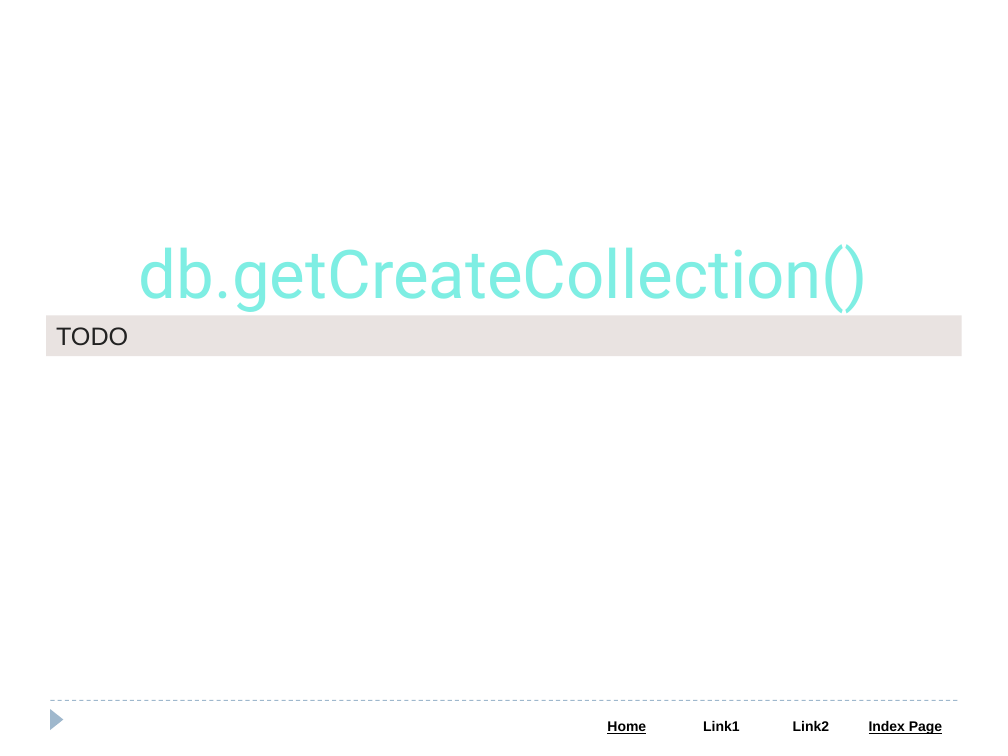
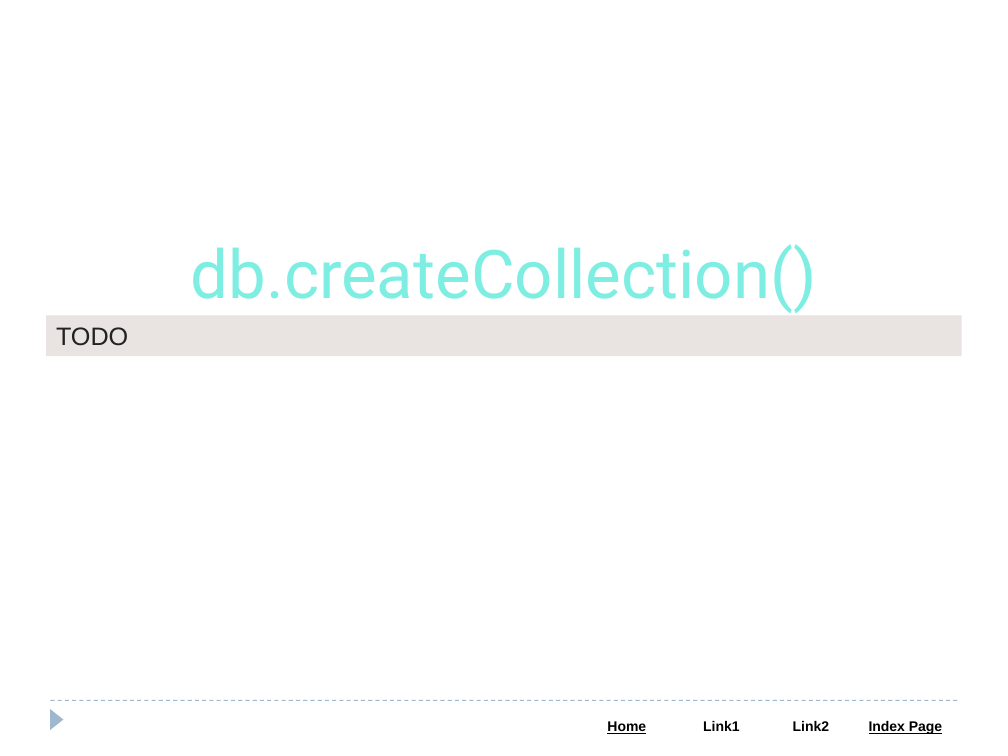
Before and after one commit to Saleel-Bagde/PPT-s, a slide deck: slide 28 of MongoDB PPT.pptx (slide 26 before the commit). Drawn at 1008x756 pixels with LibreOffice and Linux fonts; fonts in the diff are those of the drawing. Boxes give left, top, right and bottom in pixels: in the first picture for what was removed or moved away, otherwise in the second. Text is boxed around its words. In the diff, an @@ line names an element or a change of style, - is before the commit and + after.

```diff
--- a/MongoDB PPT.pptx
+++ b/MongoDB PPT.pptx
@@ text at (x1=191, y1=244, x2=817, y2=313): text changed @@
-db.getCreateCollection()
+db.createCollection()
```
Also in this commit, not shown: 2 other slides changed, 4 slides added.
